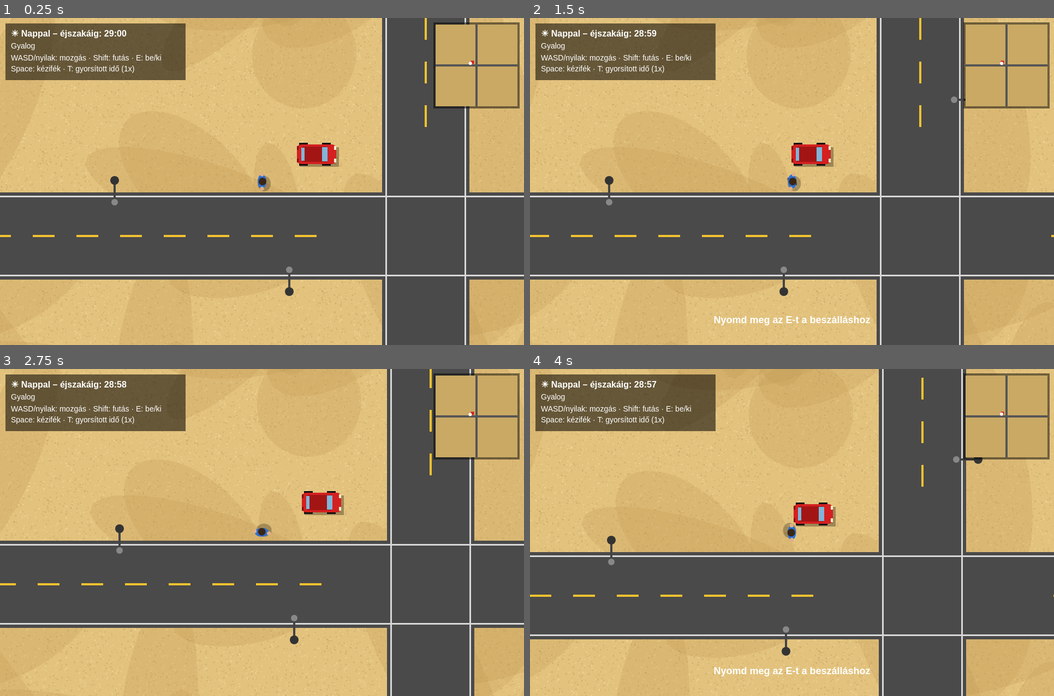
Above: before the commit, frames 1-4 (two rows, left to right).
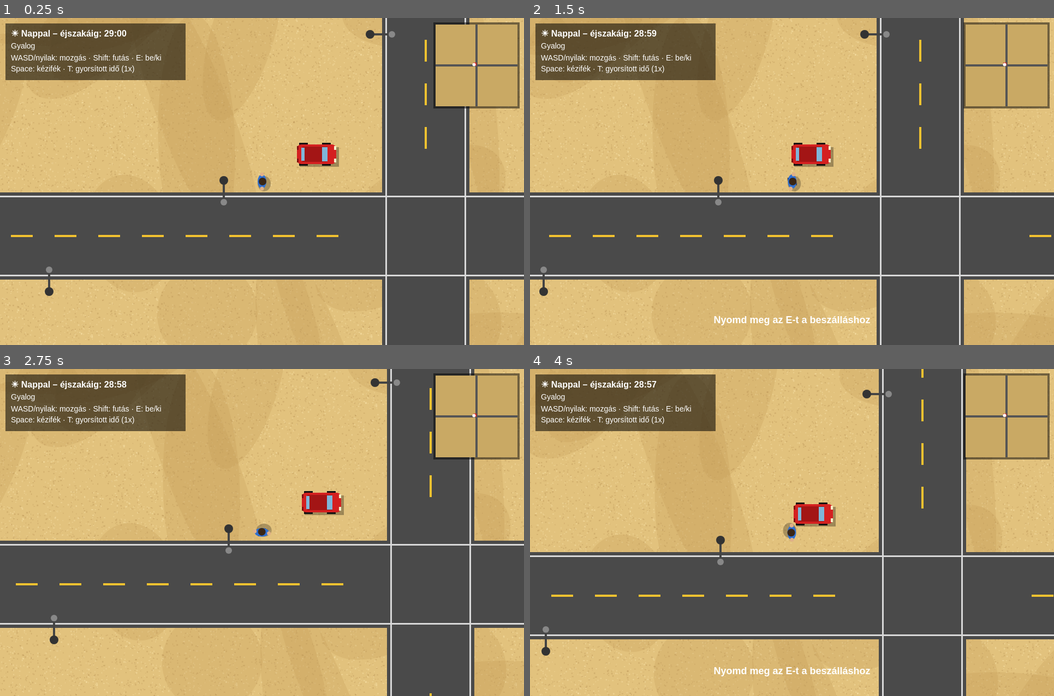
Above: after the commit, the same moments.

Repository: voparin/gta-game
Game: browser game, page index.html
Two runs of this game, one before a commit and one after it. Both use one fixed random seed, a clock stepped at 60 frames per second and the inputs below.
Inputs:
- Up to frame 1 (0.25 s): no input
- Up to frame 2 (1.5 s): hold Right from 1.03 s (still down)
- Up to frame 3 (2.75 s): release Right at 1.53 s; hold Down 1.58-1.85 s; hold Left 1.9-2.47 s; tap W at 2.52 s; hold Up from 2.52 s (still down)
- Up to frame 4 (4 s): release Up at 2.82 s; hold Right 2.87-3.53 s; tap D at 3.52 s; hold Up 3.58-3.82 s; hold Left from 3.87 s (still down)

The runs differ from the first frame. In frame 1, 2.2% of the frame differs, in the area x 0-100%, y 0-100%; in frame 2, 2.1%; in frame 3, 2.2%; in frame 4, 2.3%.

Commit message:
Kézifékes drift féknyommal és füsttel, 10000 px-es pálya

Diff:
--- a/game.js
+++ b/game.js
@@ -1,7 +1,8 @@
 'use strict';
 
 // ===== Beállítások =====
-const WORLD = 4000;              // a sivatag mérete (pixel)
+const WORLD = 10000;             // a sivatag mérete (pixel)
+const START_X = WORLD / 2 - 300, START_Y = WORLD / 2 - 100;   // kezdőhely
 const HALF_CYCLE = 30 * 60;      // 30 perc nappal, 30 perc éjszaka (másodperc)
 const CYCLE = HALF_CYCLE * 2;
 const FADE = 120;                // alkonyat / hajnal hossza (másodperc)
@@ -68,15 +69,15 @@
     const x = 60 + rand() * (WORLD - 120), y = 60 + rand() * (WORLD - 120);
     const r = rMin + rand() * (rMax - rMin);
     if (onRoad(x, y, r + 40)) continue;
-    if (Math.hypot(x - 1700, y - 1850) < 250) continue;  // kezdőhely szabadon
+    if (Math.hypot(x - START_X, y - START_Y) < 250) continue;  // kezdőhely szabadon
     obstacles.push({ x, y, r, type, rot: rand() * Math.PI * 2, seed: rand() });
     placed++;
   }
 }
-placeRandom(220, 'cactus', 10, 16);
-placeRandom(90, 'rock', 18, 42);
-
-for (let i = 0; i < 260; i++) {
+placeRandom(1400, 'cactus', 10, 16);
+placeRandom(560, 'rock', 18, 42);
+
+for (let i = 0; i < 1600; i++) {
   dunes.push({ x: rand() * WORLD, y: rand() * WORLD, rx: 80 + rand() * 220, ry: 30 + rand() * 80, rot: rand() * Math.PI });
 }
 
@@ -96,8 +97,12 @@
 const sandPattern = ctx.createPattern(sandTile, 'repeat');
 
 // ===== Szereplők =====
-const player = { x: 1700, y: 1900, angle: 0, r: 12, inCar: false, walk: 0 };
-const car = { x: 1800, y: 1850, angle: 0, vx: 0, vy: 0, r: 28, len: 72, wid: 36 };
+const player = { x: START_X, y: START_Y, angle: 0, r: 12, inCar: false, walk: 0 };
+const car = { x: START_X + 100, y: START_Y - 50, angle: 0, vx: 0, vy: 0, r: 28, len: 72, wid: 36, skid: false };
+const skidMarks = [];   // féknyomok: {x1, y1, x2, y2}
+const smoke = [];       // füstrészecskék: {x, y, vx, vy, r, life, max}
+const MAX_SKID = 4000, MAX_SMOKE = 300;
+let lastWheels = null;
 let time = 60;   // játékidő másodpercben: nappal indulunk
 
 function toggleCar() {
@@ -155,10 +160,6 @@
 }
 
 function updateCar(dt) {
-  const fx = Math.cos(car.angle), fy = Math.sin(car.angle);
-  let fwd = car.vx * fx + car.vy * fy;
-  let lat = -car.vx * fy + car.vy * fx;
-
   const drive = player.inCar;
   const up = drive && (keys.KeyW || keys.ArrowUp);
   const down = drive && (keys.KeyS || keys.ArrowDown);
@@ -166,23 +167,64 @@
   const handbrake = drive && keys.Space;
   const sandy = !onRoad(car.x, car.y);
 
+  // először fordul az autó, a sebesség viszont nem fordul vele azonnal → oldalirányú csúszás
+  const fwd0 = car.vx * Math.cos(car.angle) + car.vy * Math.sin(car.angle);
+  car.angle += steer * (handbrake ? 3.4 : 2.6) * dt * clamp(fwd0 / 160, -1, 1);
+
+  const fx = Math.cos(car.angle), fy = Math.sin(car.angle);
+  let fwd = car.vx * fx + car.vy * fy;
+  let lat = -car.vx * fy + car.vy * fx;
+
   if (up) fwd += 420 * dt;
   if (down) fwd -= (fwd > 20 ? 700 : 300) * dt;
   if (handbrake) fwd *= Math.exp(-1.5 * dt);
   fwd *= Math.exp(-(sandy ? 0.9 : 0.4) * dt);          // homokban lassabb
   if (!up && !down && Math.abs(fwd) < 5) fwd = 0;
   fwd = clamp(fwd, -180, sandy ? 380 : 620);
-
-  car.angle += steer * 2.6 * dt * clamp(fwd / 160, -1, 1);
-  lat *= Math.exp(-(handbrake ? 1.2 : 7) * dt);          // kézifékkel driftel
-
-  const nx = Math.cos(car.angle), ny = Math.sin(car.angle);
-  car.vx = fwd * nx - lat * ny;
-  car.vy = fwd * ny + lat * nx;
+  lat *= Math.exp(-(handbrake ? 1.2 : 12) * dt);         // kézifékkel alig tapad → driftel
+
+  car.vx = fwd * fx - lat * fy;
+  car.vy = fwd * fy + lat * fx;
   car.x += car.vx * dt;
   car.y += car.vy * dt;
   collide(car, true);
   if (player.inCar) { player.x = car.x; player.y = car.y; }
+
+  // csúszás: féknyom és füst a hátsó kerekeknél
+  const speed = Math.hypot(car.vx, car.vy);
+  car.skid = speed > 90 && (Math.abs(lat) > (handbrake ? 40 : 250) || (handbrake && Math.abs(fwd) > 200));
+  const wheels = [-1, 1].map(side => {
+    const lx = -car.len / 3, ly = side * (car.wid / 2 - 3);
+    return { x: car.x + fx * lx - fy * ly, y: car.y + fy * lx + fx * ly };
+  });
+  if (car.skid) {
+    if (lastWheels) {
+      for (let i = 0; i < 2; i++) {
+        skidMarks.push({ x1: lastWheels[i].x, y1: lastWheels[i].y, x2: wheels[i].x, y2: wheels[i].y });
+      }
+      if (skidMarks.length > MAX_SKID) skidMarks.splice(0, skidMarks.length - MAX_SKID);
+    }
+    for (const w of wheels) {
+      if (rand() < 0.6) smoke.push({
+        x: w.x, y: w.y,
+        vx: -car.vx * 0.1 + (rand() - 0.5) * 40, vy: -car.vy * 0.1 + (rand() - 0.5) * 40,
+        r: 6 + rand() * 6, life: 0, max: 1 + rand() * 0.8,
+      });
+    }
+    if (smoke.length > MAX_SMOKE) smoke.splice(0, smoke.length - MAX_SMOKE);
+  }
+  lastWheels = car.skid ? wheels : null;
+}
+
+function updateSmoke(dt) {
+  for (let i = smoke.length - 1; i >= 0; i--) {
+    const p = smoke[i];
+    p.life += dt;
+    if (p.life >= p.max) { smoke.splice(i, 1); continue; }
+    p.x += p.vx * dt; p.y += p.vy * dt;
+    p.vx *= Math.exp(-2 * dt); p.vy *= Math.exp(-2 * dt);
+    p.r += 22 * dt;                                    // tágul
+  }
 }
 
 // Éjszaka mértéke: 0 = nappal, 1 = teljes éjszaka
@@ -246,6 +288,26 @@
     if (Math.abs(i - c) > ROAD_W) ctx.fillRect(i, c - 2, 40, 4);
   for (let i = Math.floor(view.y0 / 80) * 80; i < view.y1; i += 80)
     if (Math.abs(i - c) > ROAD_W) ctx.fillRect(c - 2, i, 4, 40);
+}
+
+function drawSkidMarks(view) {
+  ctx.strokeStyle = 'rgba(25,20,15,0.35)';
+  ctx.lineWidth = 5;
+  ctx.lineCap = 'round';
+  ctx.beginPath();
+  for (const m of skidMarks) {
+    if (m.x2 < view.x0 || m.x2 > view.x1 || m.y2 < view.y0 || m.y2 > view.y1) continue;
+    ctx.moveTo(m.x1, m.y1); ctx.lineTo(m.x2, m.y2);
+  }
+  ctx.stroke();
+}
+
+function drawSmoke() {
+  for (const p of smoke) {
+    const a = 0.45 * (1 - p.life / p.max);
+    ctx.fillStyle = `rgba(225,222,215,${a})`;
+    ctx.beginPath(); ctx.arc(p.x, p.y, p.r, 0, Math.PI * 2); ctx.fill();
+  }
 }
 
 function drawCar(n) {
@@ -389,6 +451,7 @@
     ctx.beginPath(); ctx.ellipse(d.x, d.y, d.rx, d.ry, d.rot, 0, Math.PI * 2); ctx.fill();
   }
   drawRoads(view);
+  drawSkidMarks(view);
   for (const o of obstacles) {
     if (!inView(o)) continue;
     if (o.type === 'cactus') drawCactus(o);
@@ -396,6 +459,7 @@
   }
   drawPlayer();
   drawCar(n);
+  drawSmoke();
   for (const l of lamps) if (inView(l)) drawLamp(l, n);
   ctx.restore();
 
@@ -412,6 +476,7 @@
   time = (time + dt * timeScale) % CYCLE;
   if (!player.inCar) updatePlayer(dt);
   updateCar(dt);
+  updateSmoke(dt);
   render();
   requestAnimationFrame(frame);
 }
--- a/tests/smoke.test.js
+++ b/tests/smoke.test.js
@@ -23,7 +23,7 @@
 
 const src = fs.readFileSync(path.join(__dirname, '..', 'game.js'), 'utf8');
 eval(src + `
-;global.G = { player, car, get time(){return time}, set time(v){time=v}, get timeScale(){return timeScale}, nightAmount, lamps, obstacles };`);
+;global.G = { player, car, get time(){return time}, set time(v){time=v}, get timeScale(){return timeScale}, nightAmount, skidMarks, smoke, WORLD, lamps, obstacles };`);
 
 const step = n => { for (let i = 0; i < n; i++) { now += 16.7; rafCb(now); } };
 const key = (code, down) => listeners[down ? 'keydown' : 'keyup']({ code, repeat: false });
@@ -46,6 +46,8 @@
 key('KeyE', true); key('KeyE', false);
 check('be lehet szállni az autóba', G.player.inCar === true);
 
+// az autót az üres vízszintes útra tesszük, hogy ne ütközzön véletlen akadályba
+Object.assign(G.car, { x: 1000, y: G.WORLD / 2, angle: 0, vx: 0, vy: 0 });
 const cx0 = G.car.x;
 key('KeyW', true); step(120);
 check('az autó gyorsul és halad', Math.hypot(G.car.vx, G.car.vy) > 200 && G.car.x > cx0);
@@ -53,9 +55,23 @@
 key('KeyA', true); step(30); key('KeyA', false); key('KeyW', false);
 check('az autó kanyarodik', Math.abs(G.car.angle - a0) > 0.3);
 
+// sima kanyar kézifék nélkül: nem hagy nyomot
+check('sima vezetésnél nincs féknyom', G.skidMarks.length === 0);
+
+// kézifékes hirtelen kanyar: féknyom + füst
+key('KeyW', true); step(90);
+key('Space', true); key('KeyD', true); step(40);
+check('kézifékes kanyarban féknyom keletkezik', G.skidMarks.length > 10);
+check('kézifékes kanyarban füstöl', G.smoke.length > 5);
+key('Space', false); key('KeyD', false); key('KeyW', false);
+step(200);
+check('a füst idővel eloszlik', G.smoke.length === 0);
+check('a féknyom megmarad', G.skidMarks.length > 10);
+
 key('KeyE', true); key('KeyE', false);
 check('ki lehet szállni az autóból', G.player.inCar === false);
 
+check('nagyobb pálya (legalább 10000 px)', G.WORLD >= 10000);
 check('vannak villanyoszlopok', G.lamps.length > 0);
 check('vannak akadályok (kaktusz, szikla)', G.obstacles.some(o => o.type === 'cactus') && G.obstacles.some(o => o.type === 'rock'));
 
